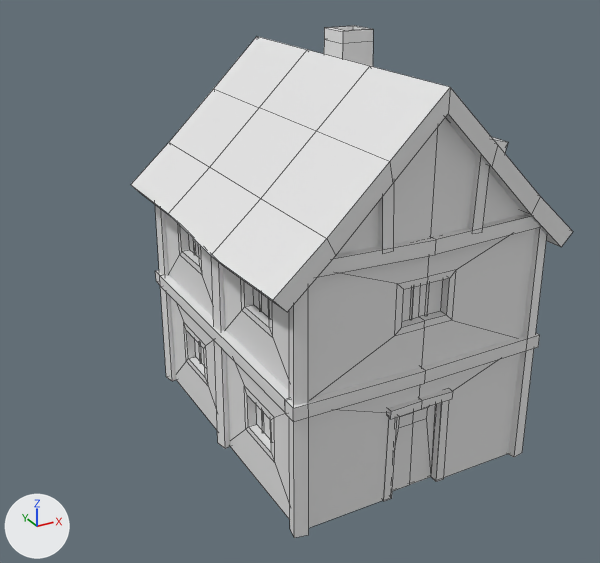
One commit to the FBX model Assets/Damian'sAssets/polyperfect/Low Poly Ultimate Pack/M/- Meshes_M/Medieval_M/house-medieval-medium.fbx: the scene before it, then after it.
Both versions are drawn from a 50 mm camera at (-7.75, -12.76, 9.52) aimed at (-0.08, 1.19, 2.54). The axes (+X, +Y, +Z) are drawn at lower left. The lights are the same throughout. Mesh edges are drawn as thin lines. Where no turn or scale is listed for an object, it has been applied to the vertices. Vertices at the same position are counted once.

Names of what the first picture shows: 'house-medieval_medium'.
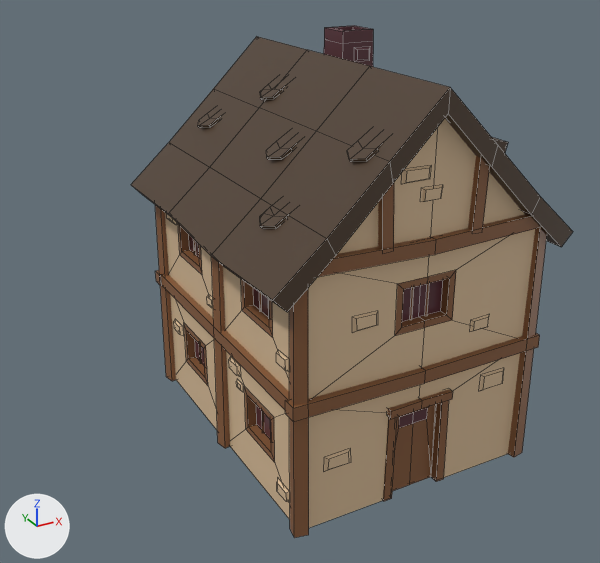
Where the newer file only moved an object's origin or applied its transform, the numbers keep the older frame.

Changed parts and their boxes [x1, y1, x2, y2] in the pictures (600 x 563 px; the box of a moved part takes in the faces that stretch with it):
'house-medieval_medium', recoloured, reshaped (white to brown)
    both: [131, 26, 573, 538]
part 1 of me_house_medieval_medium, moved or reshaped
    before: [160, 275, 289, 412]
    after: [161, 274, 290, 410]
part 2 of me_house_medieval_medium, added (brown)
    after: [167, 47, 503, 503]
part 3 of me_house_medieval_medium, recoloured (white to brown)
    both: [324, 39, 373, 67]

Edits to the bpy script that builds the scene:
```text
Change mat_17_grey_darkest:
    mat_17_grey_darkest.base_color: (0.8, 0.8, 0.8) -> (0.112, 0.0369, 0.0482)  # white #e7e7e7 -> brown #5e363e
Change mat_64_glass:
    mat_64_glass.base_color: (0.8, 0.8, 0.8) -> (0.112, 0.0369, 0.0482)  # white #e7e7e7 -> brown #5e363e
Change mat_9_brown_darkest:
    mat_9_brown_darkest.base_color: (0.8, 0.8, 0.8) -> (0.0742, 0.0437, 0.0242)  # white #e7e7e7 -> brown #4d3b2b
Change mat_11_brown_medium:
    mat_11_brown_medium.base_color: (0.8, 0.8, 0.8) -> (0.246, 0.105, 0.0409)  # white #e7e7e7 -> brown #885b39
Change mat_14_brown_lightest:
    mat_14_brown_lightest.base_color: (0.8, 0.8, 0.8) -> (0.716, 0.521, 0.323)  # white #e7e7e7 -> beige #dcbf9a
Add mat_21_grey_light:
    mat_21_grey_light = principled_material('21 GREY LIGHT')
    mat_21_grey_light.base_color = (0.112, 0.0369, 0.0482)  # brown #5e363e
Change me_house_medieval_medium:
    used by ob_house_medieval_medium; location = (0.0, 0.0, 0.0)
    remove me_house_medieval_medium.from_pydata(...)  # 543 vertices, 378 faces; spans x -2.97..2.97, y -3.17..3.17, z 0.0..7.53
    add me_house_medieval_medium.from_pydata(...)  # 932 vertices, 647 faces; spans x -4.06..2.97, y -3.17..7.3, z 0.0..7.53
    me_house_medieval_medium part 1: the loose piece of 8 vertices spanning x -2.55..-2.27, y -2.78..2.85, z 2.32..2.56 is scaled about its middle by (0.996, 1.02, 1), then moved by (0.04, 0.0, 0.0)
    me_house_medieval_medium part 2: 388 vertices added at x -2.41..2.59, y -2.98..3.02, z 0.01..7.22
    me_house_medieval_medium part 3: 4 faces spanning x 0.77..1.54, y 1.09..1.86, z 5.55..7.31 switch from mat_14_brown_lightest (white #e7e7e7) to mat_21_grey_light (brown #5e363e)
    remove me_house_medieval_medium.materials.append(mat_57_black)  # white #e7e7e7
```
